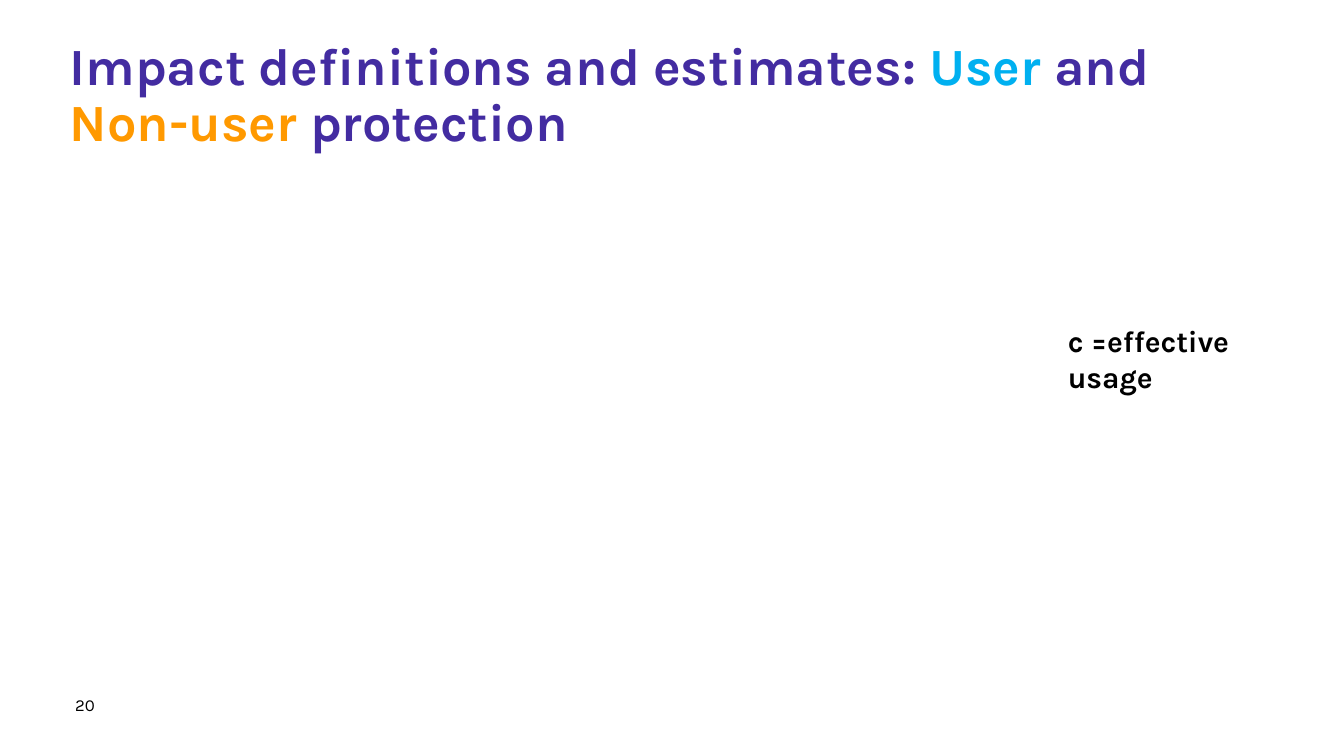
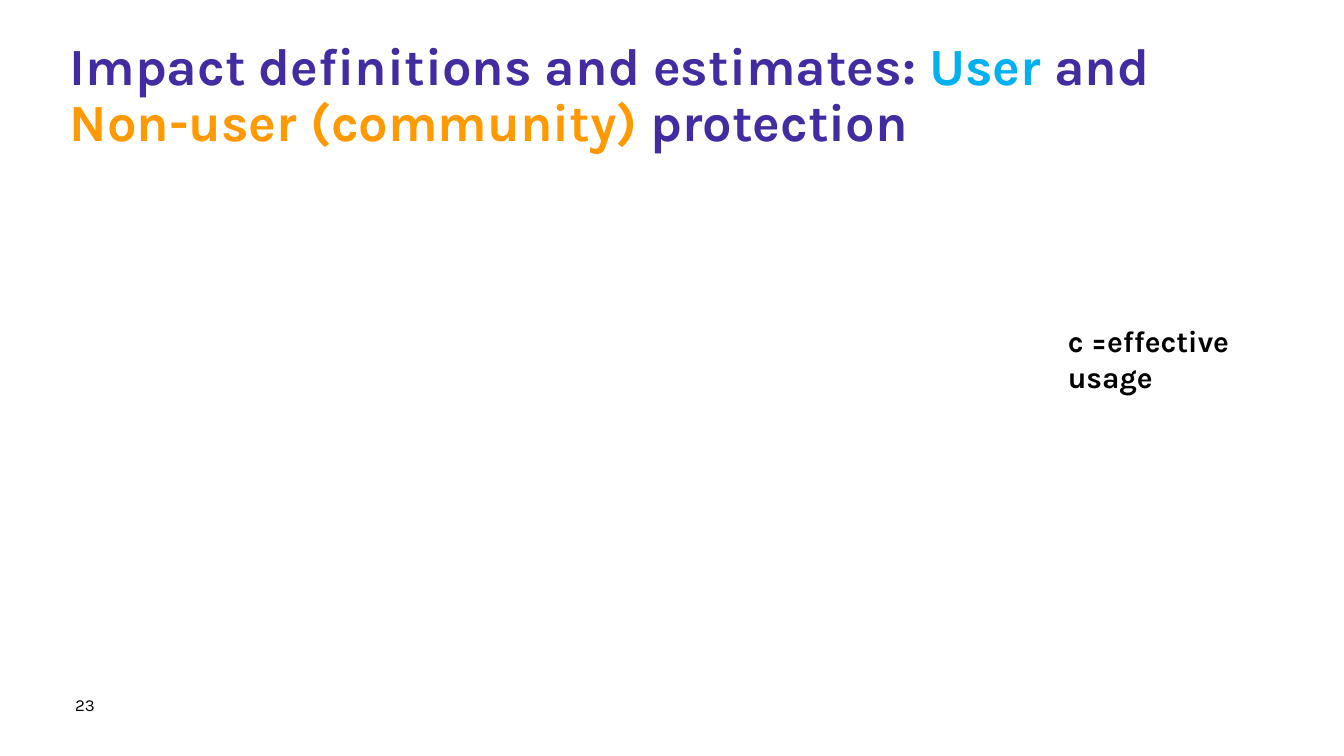
Before and after one commit to zenabusuboi/MySWISS-TPH, a slide deck: slide 23 of ZenabuPhD/COMMUNITY PROTECTION/PRESENTATIONS/CommProt_Presentation4_AnnualCommitteeMeeting2_2026.pptx (slide 20 before the commit). Drawn at 1344x756 pixels with LibreOffice and Linux fonts; fonts in the diff are those of the drawing; grey boxes stand for pictures; background and template pictures are left out. Boxes give left, top, right and bottom in pixels: in the first picture for what was removed or moved away, otherwise in the second. Text is boxed around its words. In the diff, an @@ line names an element or a change of style, - is before the commit and + after.

```diff
--- a/ZenabuPhD/COMMUNITY PROTECTION/PRESENTATIONS/CommProt_Presentation4_AnnualCommitteeMeeting2_2026.pptx
+++ b/ZenabuPhD/COMMUNITY PROTECTION/PRESENTATIONS/CommProt_Presentation4_AnnualCommitteeMeeting2_2026.pptx
@@ title at [70,47,1149,154]: text changed @@
-Impact definitions and estimates: User and Non-user protection
+Impact definitions and estimates: User and Non-user (community) protection
@@ page number at [75,700,95,711]: text changed @@
-20
+23
```
Also in this commit, not shown: 17 other slides changed, 8 slides added, 3 slides removed, 45 other files.
